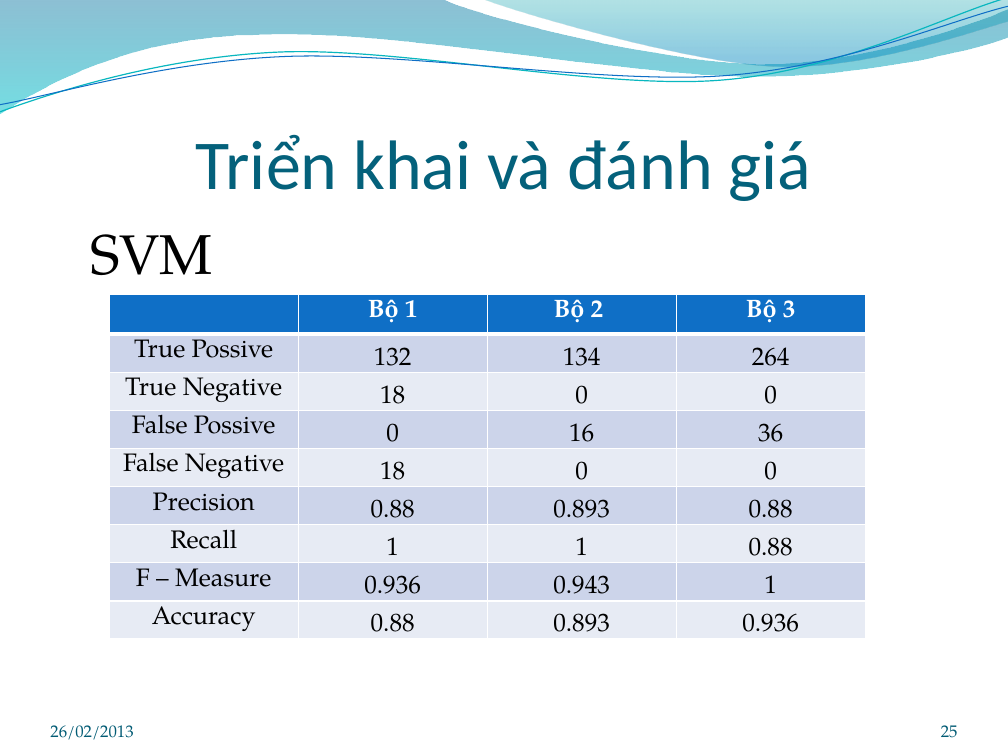
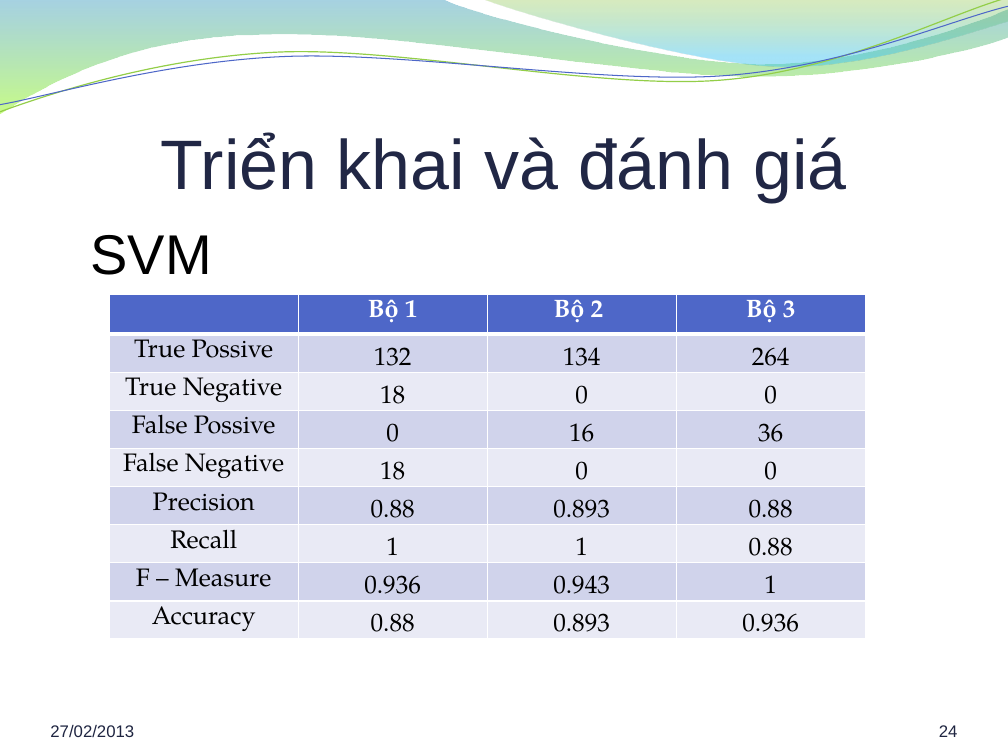
Before and after one commit to hung94it/benhvien, a slide deck: slide 24 of Diabetes/Documents/Report/Bao cao khoa luan.pptx (slide 25 before the commit). Drawn at 1008x756 pixels with LibreOffice and Linux fonts; fonts in the diff are those of the drawing; background and template pictures are left out. Boxes give left, top, right and bottom in pixels: in the first picture for what was removed or moved away, otherwise in the second. Text is boxed around its words. In the diff, an @@ line names an element or a change of style, - is before the commit and + after.

```diff
--- a/Diabetes/Documents/Report/Bao cao khoa luan.pptx
+++ b/Diabetes/Documents/Report/Bao cao khoa luan.pptx
@@ freeform shape at <box>0,0,1008,114</box>: fill gradient #0074A1 to #00C6CF to gradient #3B9CBF to #9CFA24 @@
@@ freeform shape at <box>0,0,1008,117</box>: outline #0AB8BF 0.85 pt to #93CE48 0.85 pt @@
@@ freeform shape at <box>0,6,1008,112</box>: outline #0F6FC6 0.75 pt to #4E67C8 0.75 pt @@
@@ freeform shape at <box>483,0,1008,70</box>: fill gradient #00A1A9 to #008BBF to gradient #7EBE2C to #39C1F1 @@
@@ title "Triển khai và đánh giá" at <box>161,133,846,202</box>: font Calibri to Arial, text colour #04617B to #212745 @@
@@ text "SVM" at <box>91,235,212,275</box>: font TeX Gyre Pagella to Arial @@
@@ table at <box>109,294,867,657</box> @@
@@ fill #0F6FC6 to #4E67C8 in row 1 @@
@@ fill #CCD5EA to #D0D3EB in 16 cells @@
@@ fill #E7EBF5 to #E9EBF5 in 16 cells @@
@@ text at <box>50,725,134,737</box>: text changed; font TeX Gyre Pagella to Arial; text colour #045D75 to #202542 @@
-26/02/2013
+27/02/2013
@@ page number at <box>939,725,958,737</box>: text changed; font TeX Gyre Pagella to Arial; text colour #045D75 to #202542 @@
-25
+24
```
Also in this commit, not shown: 28 other slides changed, 1 slide removed, 5 other files.
